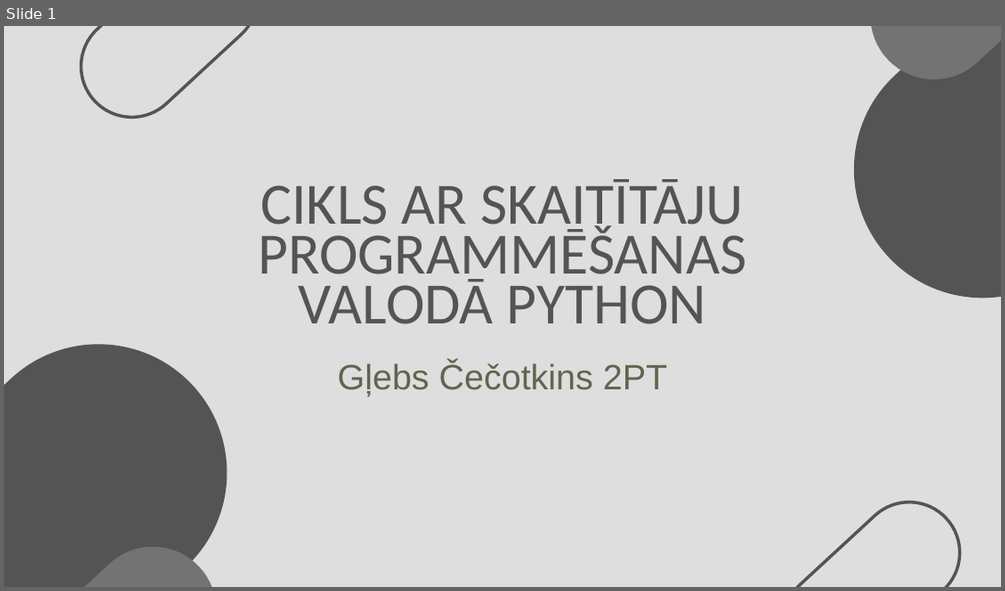
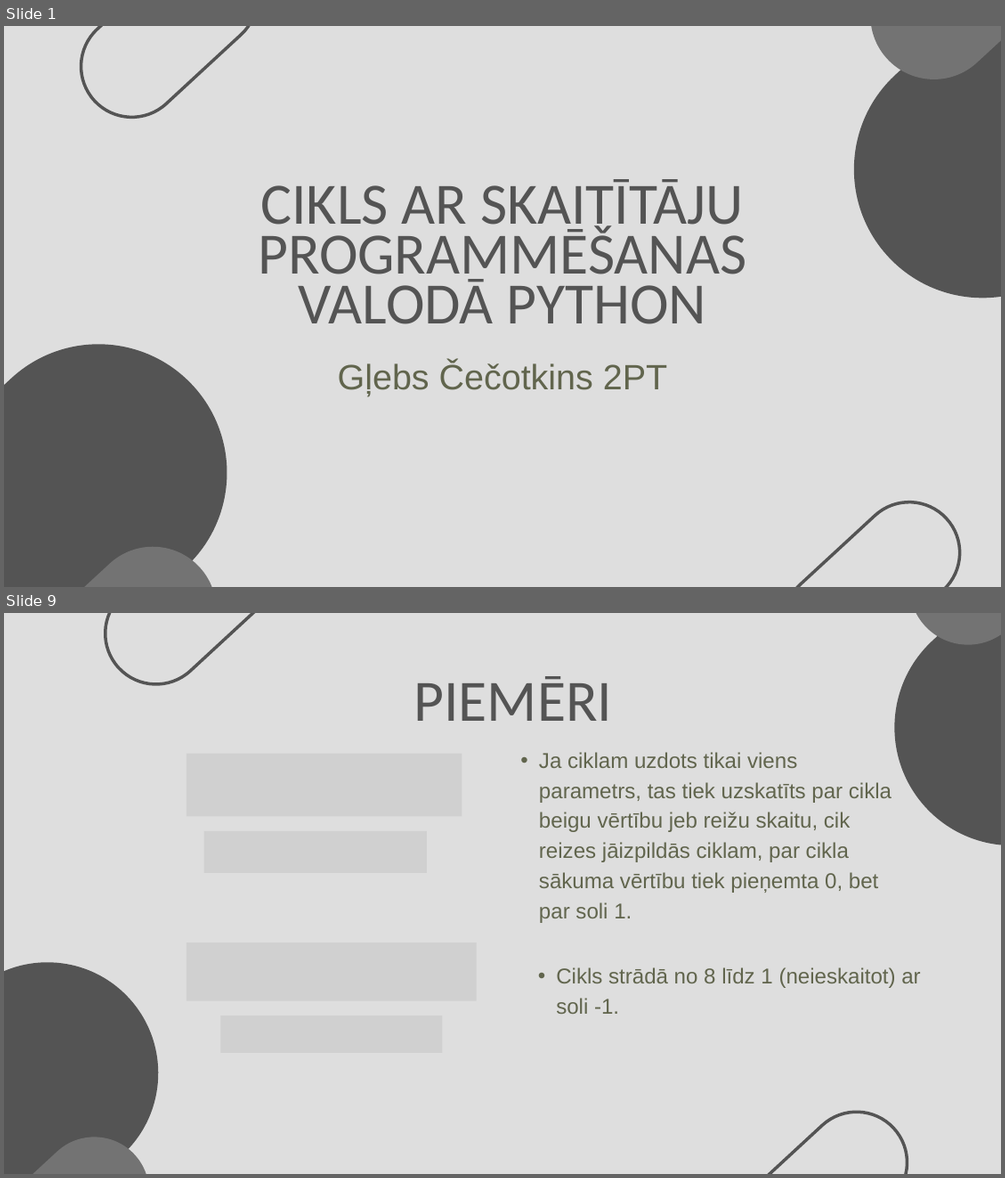
Before and after one commit to 123gleb123/Cecotkins_Eksamens2, a slide deck: Cikls ar skaitītāju programmēšanas valodā Python.pptx. Shown one above the other, each under a label of ours: slide 1 before the commit, slides 1 and 9 after it; the slides between them are not shown. The pictures are 1005x591 and 1005x1178 pixels, drawn with LibreOffice and Linux fonts; fonts in the diff are those of the drawing; grey boxes stand for pictures. Boxes give left, top, right and bottom in pixels: in the first picture for what was removed or moved away, otherwise in the second. Text is boxed around its words. In the diff, an @@ line names an element or a change of style, - is before the commit and + after.

```diff
--- a/Cikls ar skaitītāju programmēšanas valodā Python.pptx
+++ b/Cikls ar skaitītāju programmēšanas valodā Python.pptx
@@ slide 9 added at bbox=[4, 613, 1001, 1174], background #DEDEDE @@
@@ freeform shape added at bbox=[84, 613, 302, 706], outline #545454 4.5 pt @@
@@ freeform shape added at bbox=[846, 613, 1001, 894], fill #545454 @@
@@ freeform shape added at bbox=[885, 613, 1001, 669], fill #737373 @@
@@ text added at bbox=[413, 676, 612, 721], 84.5 pt, text #545454 @@
+PIEMĒRI
@@ picture added at bbox=[186, 754, 461, 816] @@
@@ text added at bbox=[539, 752, 891, 892], 31 pt, text #61654D @@
+  • Ja ciklam uzdots tikai viens parametrs, tas tiek uzskatīts par cikla beigu vērtību jeb reižu skaitu, cik reizes jāizpildās ciklam, par cikla sākuma vērtību tiek pieņemta 0, bet par soli 1.
@@ picture added at bbox=[204, 831, 427, 873] @@
@@ freeform shape added at bbox=[4, 916, 204, 1174], fill #545454 @@
@@ picture added at bbox=[186, 942, 477, 1001] @@
@@ text added at bbox=[556, 967, 920, 1013], 31 pt, text #61654D @@
+  • Cikls strādā no 8 līdz 1 (neieskaitot) ar soli -1.
@@ picture added at bbox=[221, 1015, 443, 1053] @@
@@ freeform shape added at bbox=[711, 1091, 928, 1174], outline #545454 4.5 pt @@
@@ freeform shape added at bbox=[4, 1114, 172, 1174], fill #737373 @@
```
Also in this commit, not shown: 15 other slides added, 9 slides removed, 1 other file.
